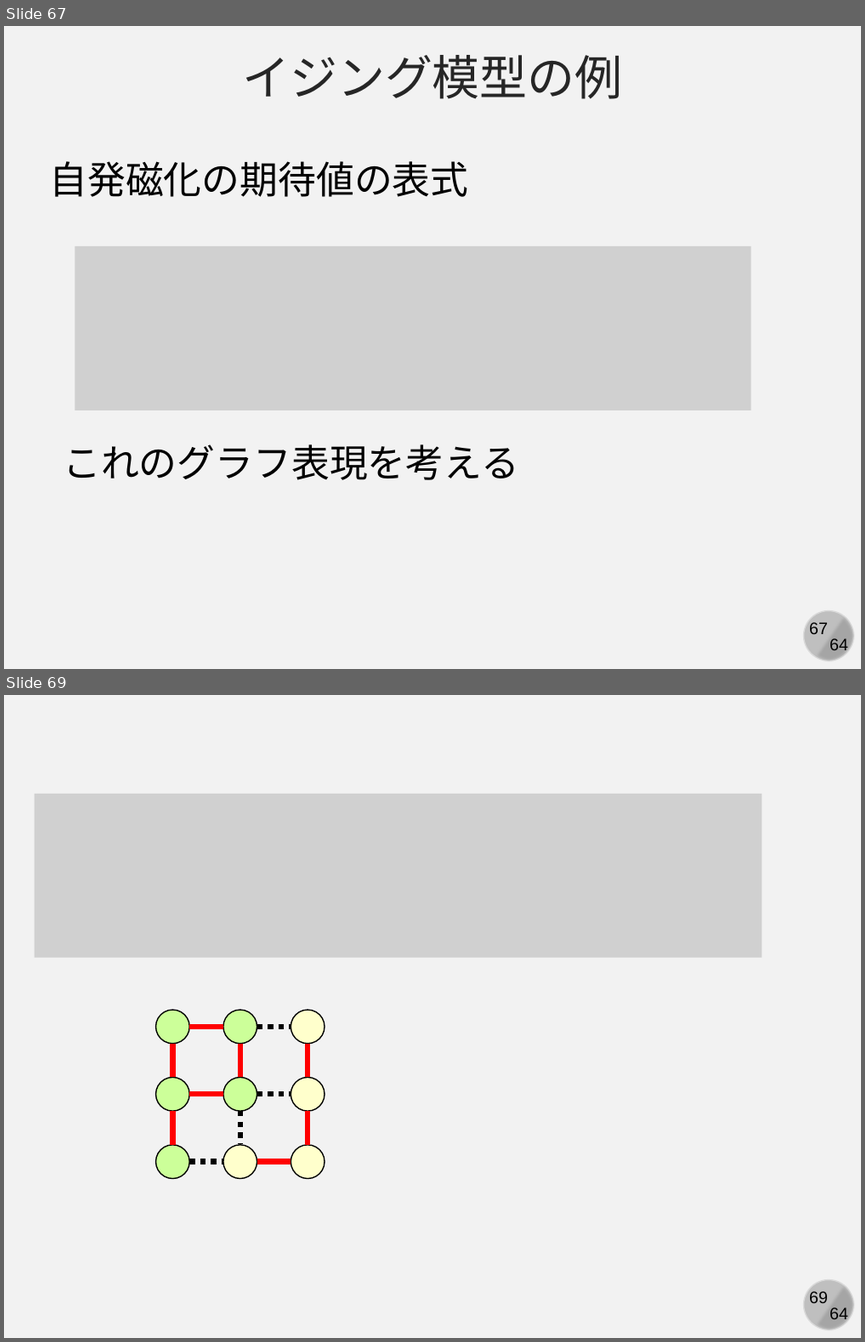
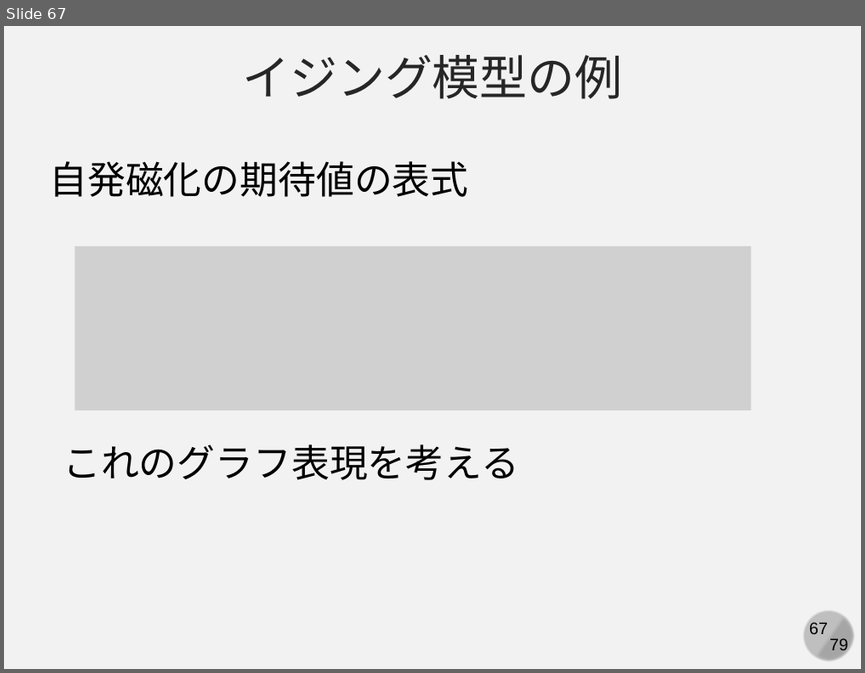
Before and after one commit to kaityo256/simulation_engineering, a slide deck: 04_mc_advanced/simulation04.pptx. Shown one above the other, each under a label of ours: slides 67 and 69 before the commit, slide 67 after it; the slides between them are not shown. The pictures are 865x1342 and 865x673 pixels, drawn with LibreOffice and Linux fonts; fonts in the diff are those of the drawing; grey boxes stand for pictures. Boxes give left, top, right and bottom in pixels: in the first picture for what was removed or moved away, otherwise in the second. Text is boxed around its words. In the diff, an @@ line names an element or a change of style, - is before the commit and + after.

```diff
--- a/04_mc_advanced/simulation04.pptx
+++ b/04_mc_advanced/simulation04.pptx
@@ slide 69 removed at (4, 695, 861, 1338), background #F2F2F2; not listed: 4 template elements that a slide beside it also shows @@
@@ picture removed at (34, 794, 761, 957) @@
@@ ellipse removed at (155, 1009, 189, 1043) @@
@@ ellipse removed at (223, 1009, 256, 1043) @@
@@ ellipse removed at (291, 1009, 324, 1043) @@
@@ line removed from (173, 1043) to (173, 1077) @@
@@ line removed from (190, 1027) to (223, 1027) @@
@@ line removed from (240, 1043) to (240, 1077) @@
@@ line removed from (256, 1027) to (291, 1027) @@
@@ line removed from (307, 1043) to (307, 1077) @@
@@ ellipse removed at (155, 1077, 189, 1111) @@
@@ line removed from (190, 1095) to (223, 1095) @@
@@ ellipse removed at (223, 1077, 256, 1111) @@
@@ line removed from (256, 1095) to (291, 1095) @@
@@ ellipse removed at (291, 1077, 324, 1111) @@
@@ line removed from (173, 1111) to (173, 1145) @@
@@ line removed from (240, 1111) to (240, 1144) @@
@@ line removed from (307, 1111) to (307, 1145) @@
@@ ellipse removed at (155, 1145, 189, 1179) @@
@@ ellipse removed at (223, 1145, 256, 1179) @@
@@ ellipse removed at (291, 1145, 324, 1179) @@
@@ line removed from (190, 1161) to (223, 1161) @@
@@ line removed from (256, 1161) to (291, 1161) @@
@@ slide 67 changed as well @@
@@ text at (829, 638, 848, 654): text changed @@
-64
+79
```
Also in this commit, not shown: 67 other slides changed, 11 slides added, 7 other files.
